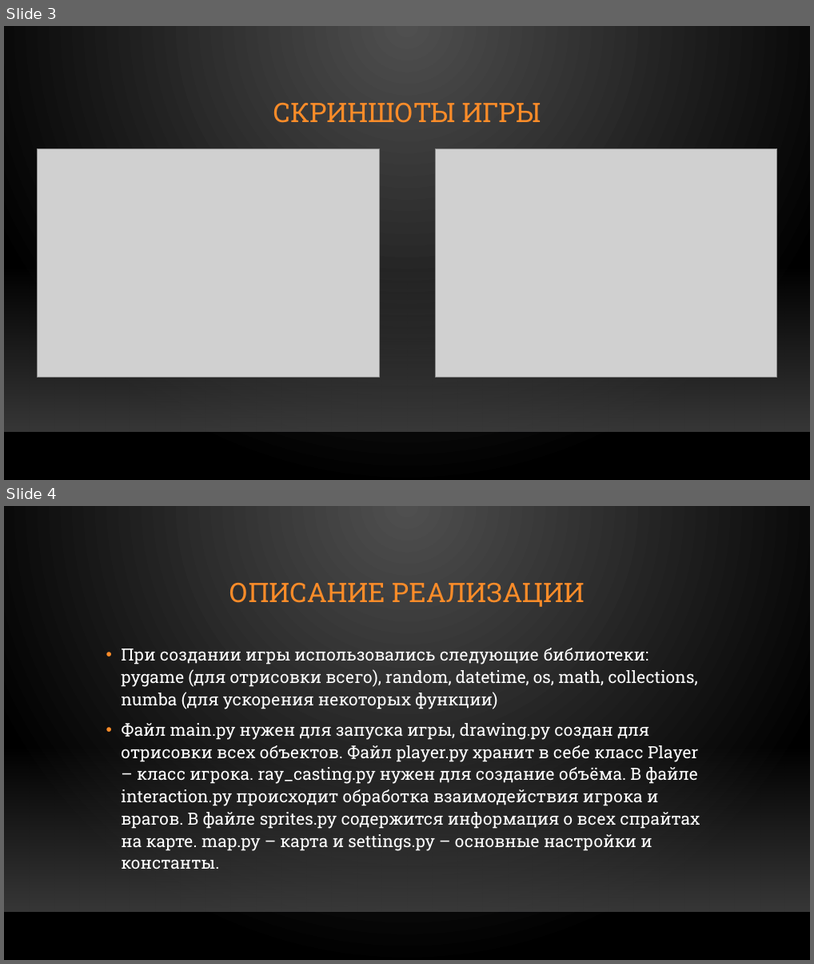
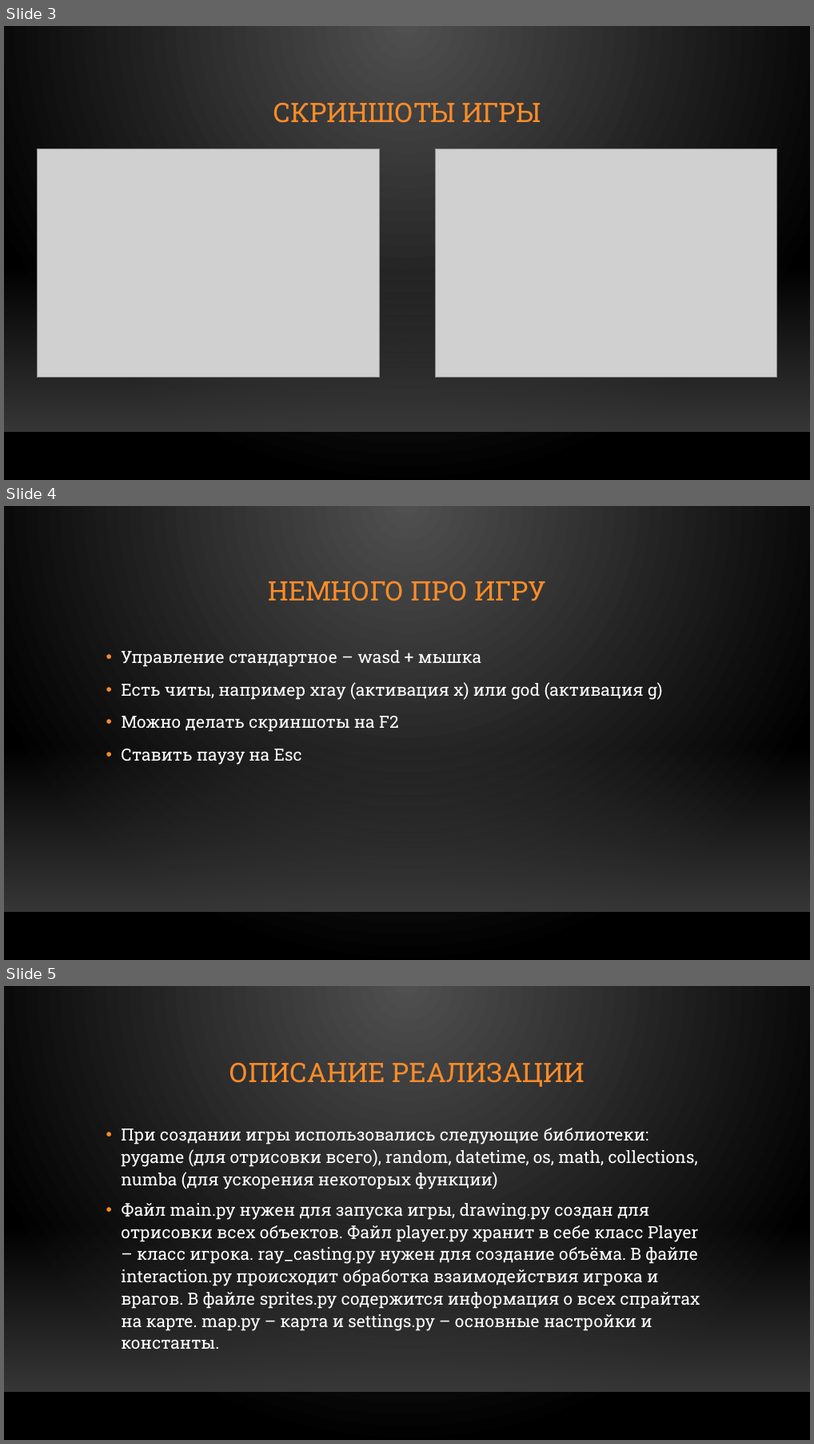
Before and after one commit to Backer01/pygame_project, a slide deck: PizzaHunt.pptx. Shown one above the other, each under a label of ours: slides 3 and 4 before the commit, slides 3, 4 and 5 after it. The pictures are 814x964 and 814x1444 pixels, drawn with LibreOffice and Linux fonts; fonts in the diff are those of the drawing; grey boxes stand for pictures; background and template pictures are left out. Boxes give left, top, right and bottom in pixels: in the first picture for what was removed or moved away, otherwise in the second. Text is boxed around its words. In the diff, an @@ line names an element or a change of style, - is before the commit and + after.

```diff
--- a/PizzaHunt.pptx
+++ b/PizzaHunt.pptx
@@ slide 4 added at (x1=4, y1=506, x2=810, y2=960), background gradient #505050 to #000000; not listed: 2 template elements that a slide beside it also shows @@
@@ title added at (x1=268, y1=580, x2=546, y2=601), 32 pt, text #FB8C29 @@
+НЕМНОГО ПРО ИГРУ
@@ text added at (x1=121, y1=650, x2=663, y2=764), 20 pt, text #FFFFFF @@
+• Управление стандартное – wasd + мышка
+• Есть читы, например xray (активация x) или god (активация g)
+• Можно делать скриншоты на F2
+• Ставить паузу на Esc
@@ what was slide 4 is now slide 5 @@
```
